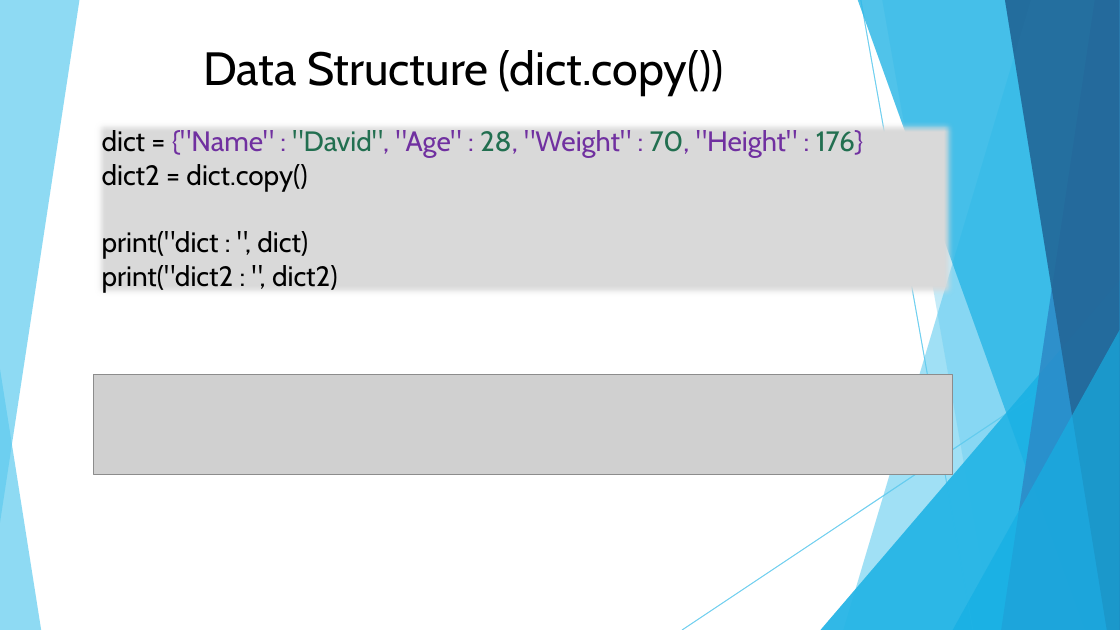
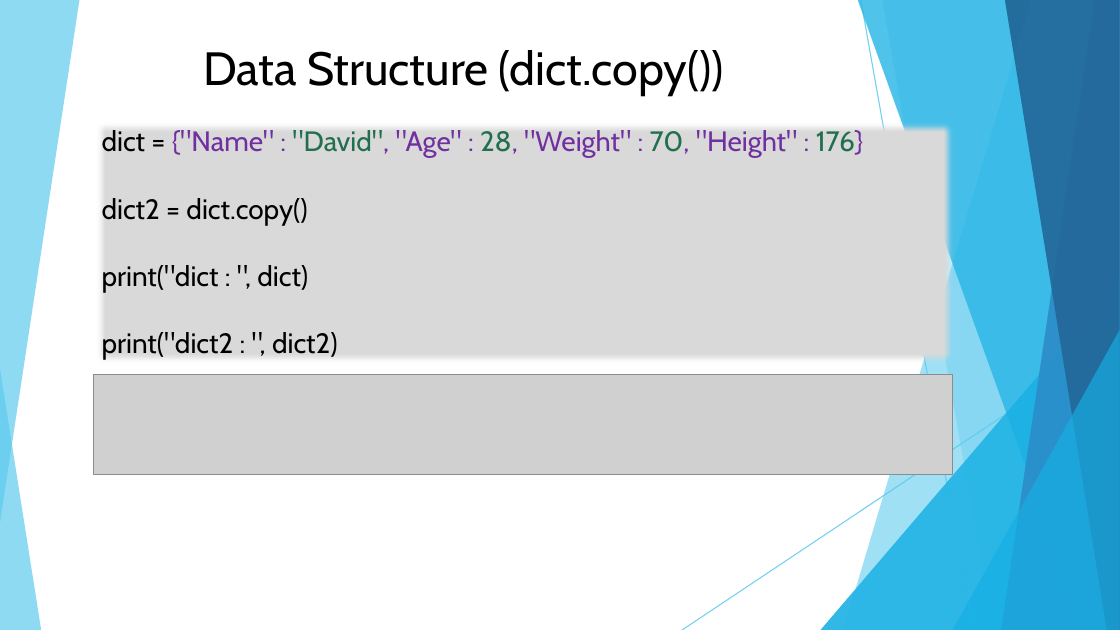
Before and after one commit to DavidChu0424/PythonIntroduction, a slide deck: slide 49 of Python Introduction.pptx. Drawn at 1120x630 pixels with LibreOffice and Linux fonts; fonts in the diff are those of the drawing; grey boxes stand for pictures. Boxes give left, top, right and bottom in pixels: in the first picture for what was removed or moved away, otherwise in the second. Text is boxed around its words. In the diff, an @@ line names an element or a change of style, - is before the commit and + after.

```diff
--- a/Python Introduction.pptx
+++ b/Python Introduction.pptx
@@ text "dict = {"Name" : "David", ..." rewrapped from (102,130,864,292) to (102,130,864,359) @@
```
Also in this commit, not shown: 4 other slides changed.
